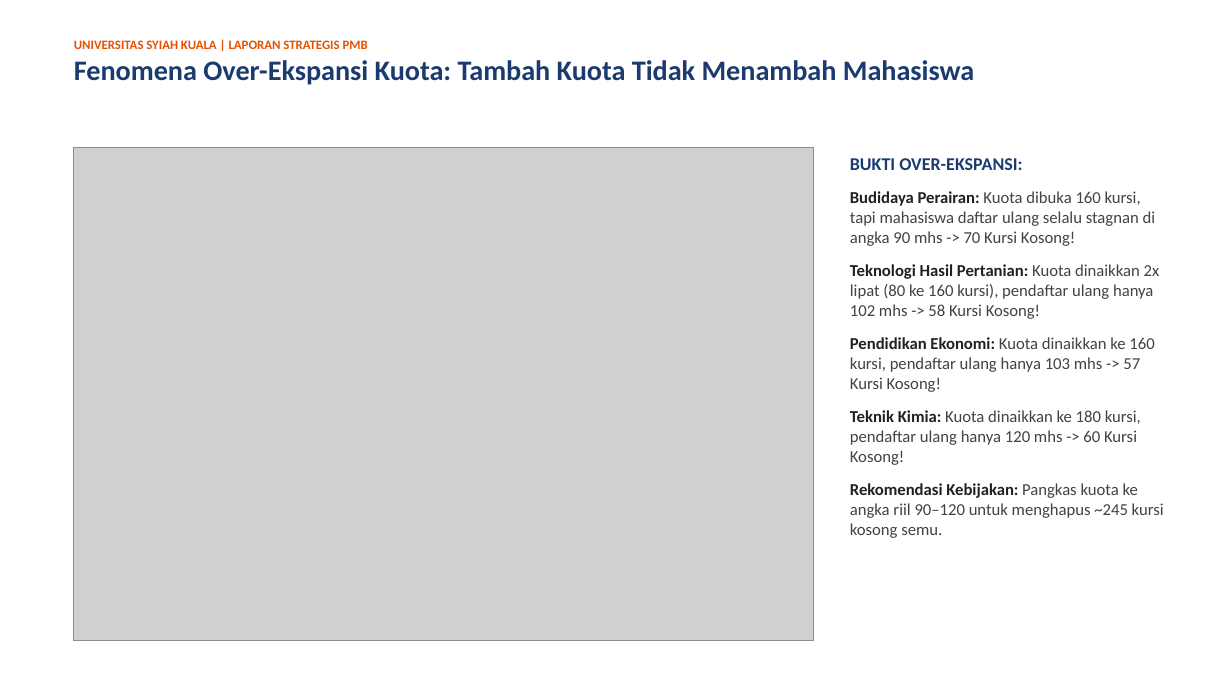
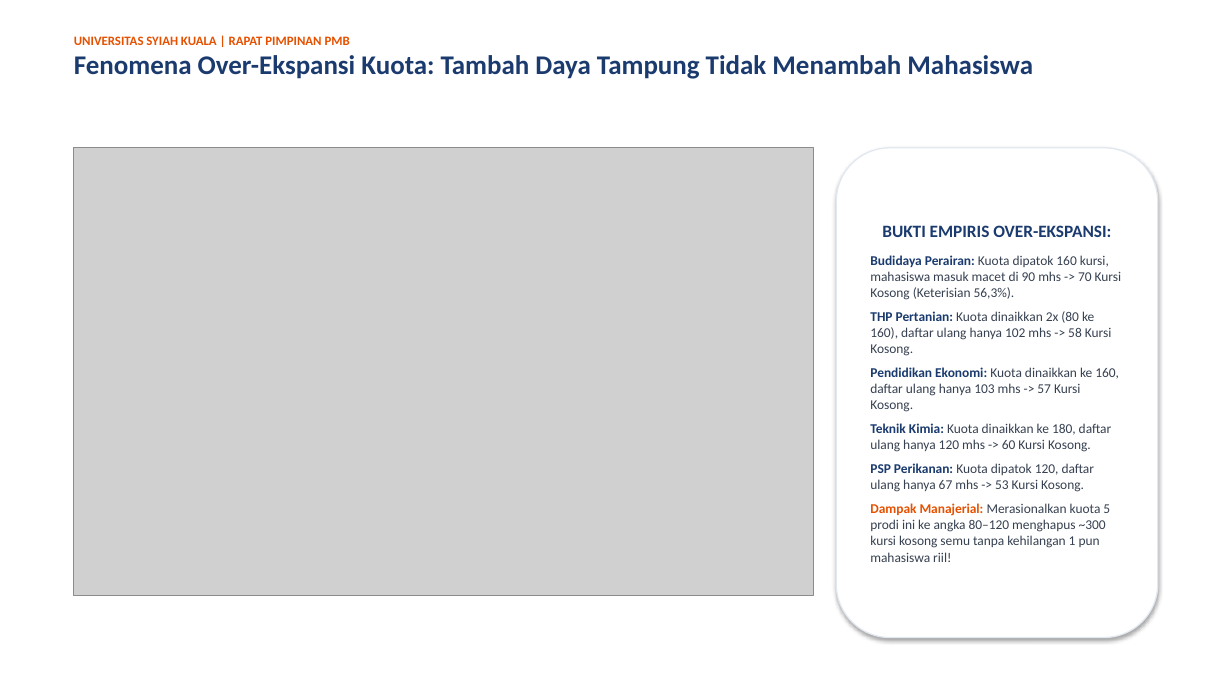
Before and after one commit to AuliaMuzhaffar/projek-magang-usk, a slide deck: slide 7 of analisa_peminatan_dan_daya_tampung/presentasi_analisa_peminatan_dan_daya_tampung.pptx (slide 8 before the commit). Drawn at 1232x693 pixels with LibreOffice and Linux fonts; fonts in the diff are those of the drawing; grey boxes stand for pictures. Boxes give left, top, right and bottom in pixels: in the first picture for what was removed or moved away, otherwise in the second. Text is boxed around its words. In the diff, an @@ line names an element or a change of style, - is before the commit and + after.

```diff
--- a/analisa_peminatan_dan_daya_tampung/presentasi_analisa_peminatan_dan_daya_tampung.pptx
+++ b/analisa_peminatan_dan_daya_tampung/presentasi_analisa_peminatan_dan_daya_tampung.pptx
@@ text at bbox=[74, 36, 1033, 79]: text changed; size 22 to 21 pt @@
-UNIVERSITAS SYIAH KUALA | LAPORAN STRATEGIS PMB
-Fenomena Over-Ekspansi Kuota: Tambah Kuota Tidak Menambah Mahasiswa
+UNIVERSITAS SYIAH KUALA | RAPAT PIMPINAN PMB
+Fenomena Over-Ekspansi Kuota: Tambah Daya Tampung Tidak Menambah Mahasiswa
@@ picture: place and size @@
-picture at bbox=[74, 148, 813, 640]
+picture at bbox=[74, 148, 813, 595]
@@ rounded rectangle "BUKTI EMPIRIS OVER-EKSPANSI:": place and size @@
-rounded rectangle "BUKTI EMPIRIS OVER-EKSPANSI:" at bbox=[850, 158, 1164, 538]
+rounded rectangle "BUKTI EMPIRIS OVER-EKSPANSI:" at bbox=[836, 148, 1158, 638]
@@ rounded rectangle "BUKTI EMPIRIS OVER-EKSPANSI:" at bbox=[836, 148, 1158, 638]: vertical alignment top to middle; fill none to #FFFFFF; outline none to #E2E8F0 1 pt; shadow on @@
@@ text in rounded rectangle at bbox=[870, 225, 1122, 562]: text changed; size 13 to 10.5 pt; text colour #424242 to #374151 @@
-BUKTI OVER-EKSPANSI:
-Budidaya Perairan: Kuota dibuka 160 kursi, tapi mahasiswa daftar ulang selalu stagnan di angka 90 mhs -> 70 Kursi Kosong!
-Teknologi Hasil Pertanian: Kuota dinaikkan 2x lipat (80 ke 160 kursi), pendaftar ulang hanya 102 mhs -> 58 Kursi Kosong!
-Pendidikan Ekonomi: Kuota dinaikkan ke 160 kursi, pendaftar ulang hanya 103 mhs -> 57 Kursi Kosong!
-Teknik Kimia: Kuota dinaikkan ke 180 kursi, pendaftar ulang hanya 120 mhs -> 60 Kursi Kosong!
-Rekomendasi Kebijakan: Pangkas kuota ke angka riil 90–120 untuk menghapus ~245 kursi kosong semu.
+BUKTI EMPIRIS OVER-EKSPANSI:
+Budidaya Perairan: Kuota dipatok 160 kursi, mahasiswa masuk macet di 90 mhs -> 70 Kursi Kosong (Keterisian 56,3%).
+THP Pertanian: Kuota dinaikkan 2x (80 ke 160), daftar ulang hanya 102 mhs -> 58 Kursi Kosong.
+Pendidikan Ekonomi: Kuota dinaikkan ke 160, daftar ulang hanya 103 mhs -> 57 Kursi Kosong.
+Teknik Kimia: Kuota dinaikkan ke 180, daftar ulang hanya 120 mhs -> 60 Kursi Kosong.
+PSP Perikanan: Kuota dipatok 120, daftar ulang hanya 67 mhs -> 53 Kursi Kosong.
+Dampak Manajerial: Merasionalkan kuota 5 prodi ini ke angka 80–120 menghapus ~300 kursi kosong semu tanpa kehilangan 1 pun mahasiswa riil!
```
Also in this commit, not shown: 4 other slides changed, 11 slides added, 10 slides removed, 1 other file.
